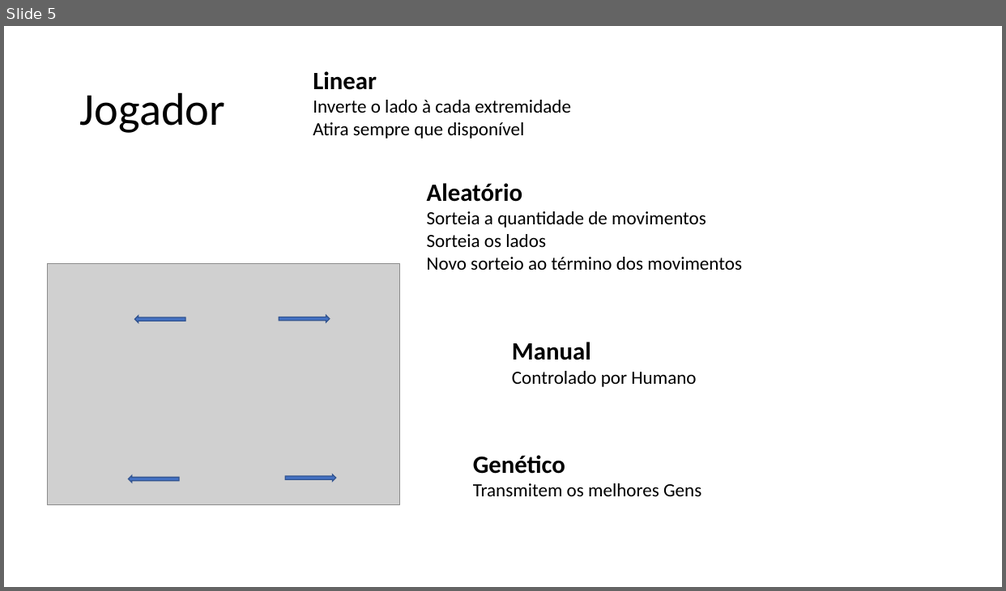
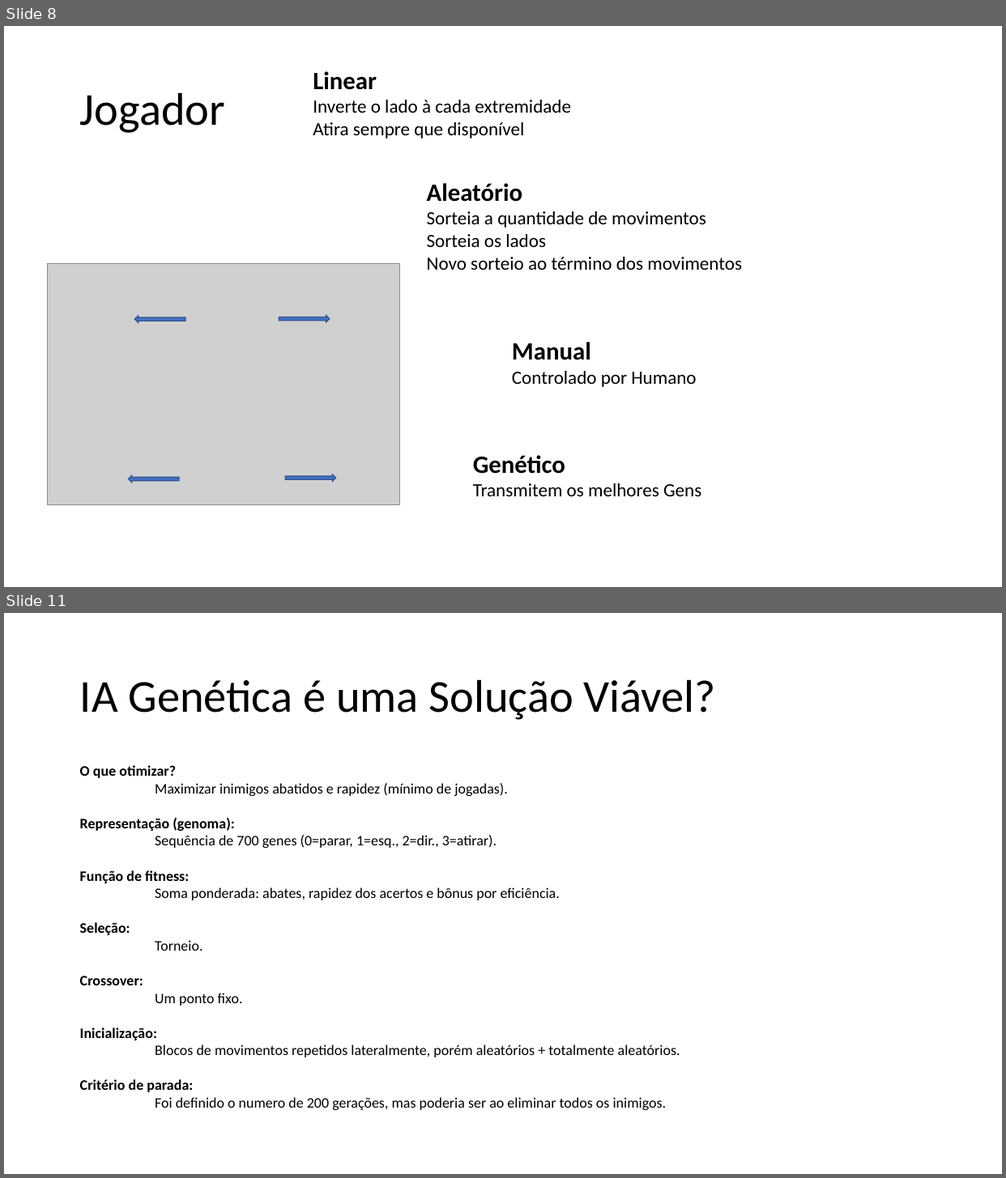
Before and after one commit to GustavoMaltaGuimaraesBrasil/TC2_IAGenetica, a slide deck: IA Genética.pptx. Shown one above the other, each under a label of ours: slide 5 before the commit, slides 8 and 11 after it; the slides between them are not shown. The pictures are 1006x591 and 1006x1178 pixels, drawn with LibreOffice and Linux fonts; fonts in the diff are those of the drawing; grey boxes stand for pictures. Boxes give left, top, right and bottom in pixels: in the first picture for what was removed or moved away, otherwise in the second. Text is boxed around its words. In the diff, an @@ line names an element or a change of style, - is before the commit and + after.

```diff
--- a/IA Genética.pptx
+++ b/IA Genética.pptx
@@ slide 11 added at [4, 613, 1002, 1174], background #FFFFFF @@
@@ title added at [80, 679, 716, 720], 44 pt, text #000000 @@
+IA Genética é uma Solução Viável?
@@ text added at [80, 765, 680, 1110], 14 pt, text #000000 @@
+O que otimizar?
+Maximizar inimigos abatidos e rapidez (mínimo de jogadas).
+Representação (genoma):
+Sequência de 700 genes (0=parar, 1=esq., 2=dir., 3=atirar).
+Função de fitness:
+Soma ponderada: abates, rapidez dos acertos e bônus por eficiência.
+Seleção:
+Torneio.
+Crossover:
+Um ponto fixo.
+Inicialização:
+Blocos de movimentos repetidos lateralmente, porém aleatórios + totalmente aleatórios.
+Critério de parada:
+Foi definido o numero de 200 gerações, mas poderia ser ao eliminar todos os inimigos.
@@ what was slide 5 is now slide 8 @@
```
Also in this commit, not shown: 2 slides changed, 5 other slides added, 1 slide removed, 1 other file.
